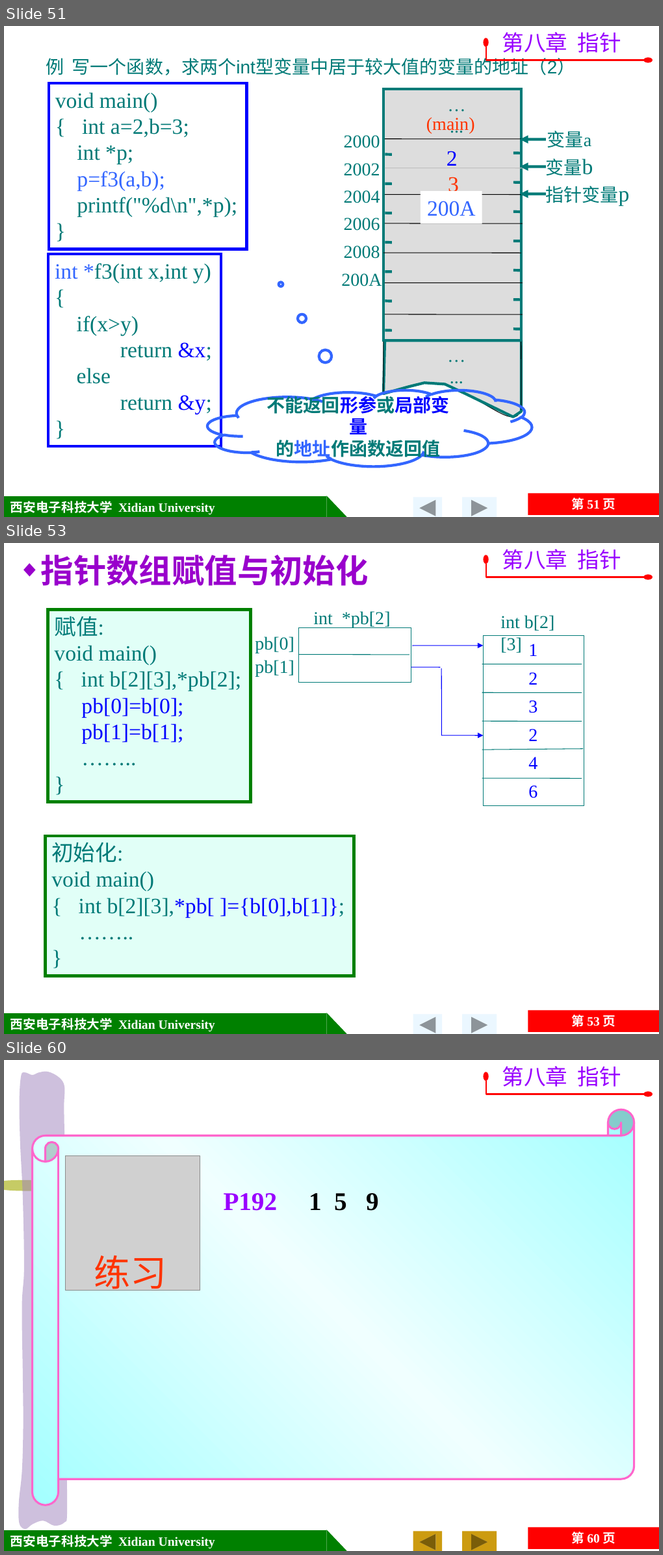
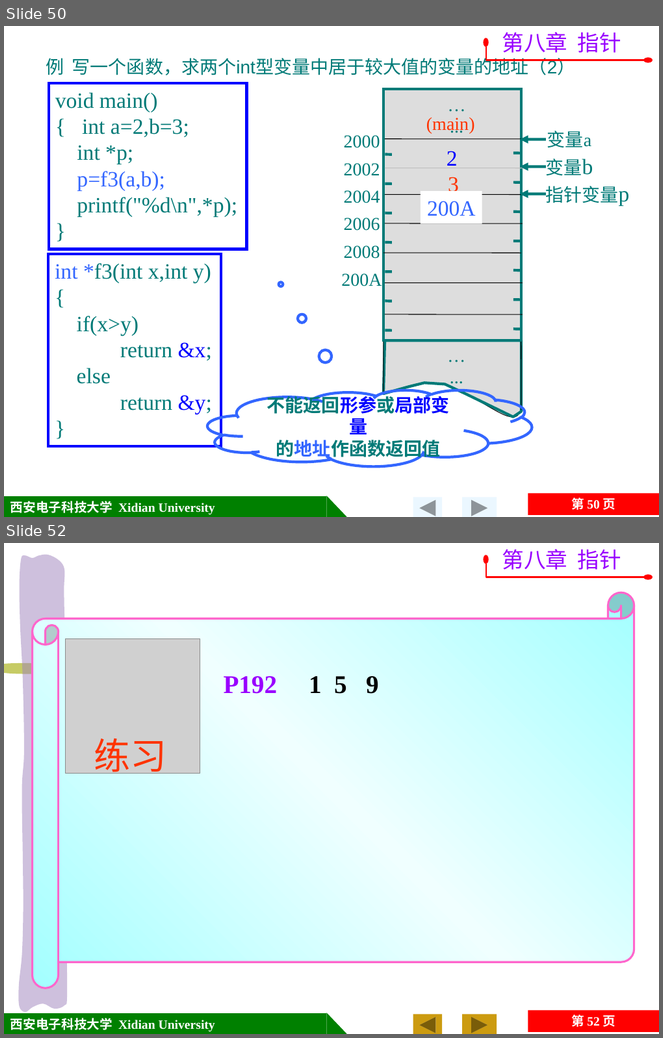
Before and after one commit to jtrfid/C-Repositories, a slide deck: 2015备课/课件/第8章 指针.pptx. Shown one above the other, each under a label of ours: slides 51, 53 and 60 before the commit, slides 50 and 52 after it; the slides between them are not shown. The pictures are 663x1555 and 663x1038 pixels, drawn with LibreOffice and Linux fonts; fonts in the diff are those of the drawing; grey boxes stand for pictures; background and template pictures are left out. Boxes give left, top, right and bottom in pixels: in the first picture for what was removed or moved away, otherwise in the second. Text is boxed around its words. In the diff, an @@ line names an element or a change of style, - is before the commit and + after.

```diff
--- a/2015备课/课件/第8章 指针.pptx
+++ b/2015备课/课件/第8章 指针.pptx
@@ slide 53 removed at bbox=[4, 543, 659, 1034], background picture (left out); not listed: 5 template elements that a slide beside it also shows @@
@@ text removed at bbox=[41, 555, 369, 586] @@
-    ◆ 指针数组赋值与初始化
@@ freeform shape removed at bbox=[486, 559, 649, 577] @@
@@ text removed at bbox=[503, 549, 621, 570] @@
-第八章 指针
@@ group removed at bbox=[48, 610, 584, 806]: 10 texts, 8 lines, 3 rectangles, 2 arrows @@
-赋值:
-void main()
-{ int b[2][3],*pb[2];
-pb[0]=b[0];
-pb[1]=b[1];
-……..
-}
-int *pb[2]
-pb[0]
-pb[1]
-int b[2][3]
-1
-2
-3
-2
-4
-6
@@ rectangle removed at bbox=[46, 836, 354, 976] @@
-初始化:
-void main()
-{ int b[2][3],*pb[ ]={b[0],b[1]};
-……..
-}
@@ what was slide 51 is now slide 50 @@
@@ page number at bbox=[571, 498, 616, 510]: text changed @@
-第 51 页
+第 50 页
@@ what was slide 60 is now slide 52 @@
@@ page number at bbox=[571, 1015, 616, 1027]: text changed @@
-第 60 页
+第 52 页
```
Also in this commit, not shown: 3 slides changed, 1 slide added, 8 other slides removed.
